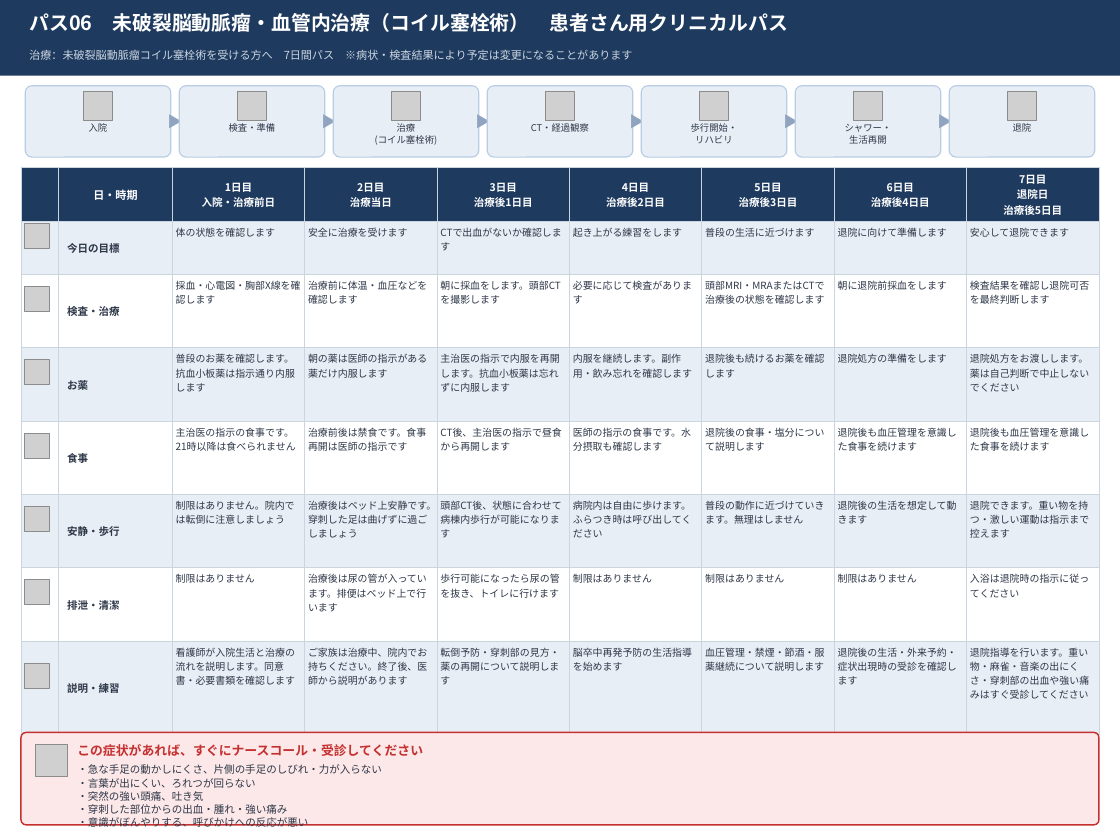
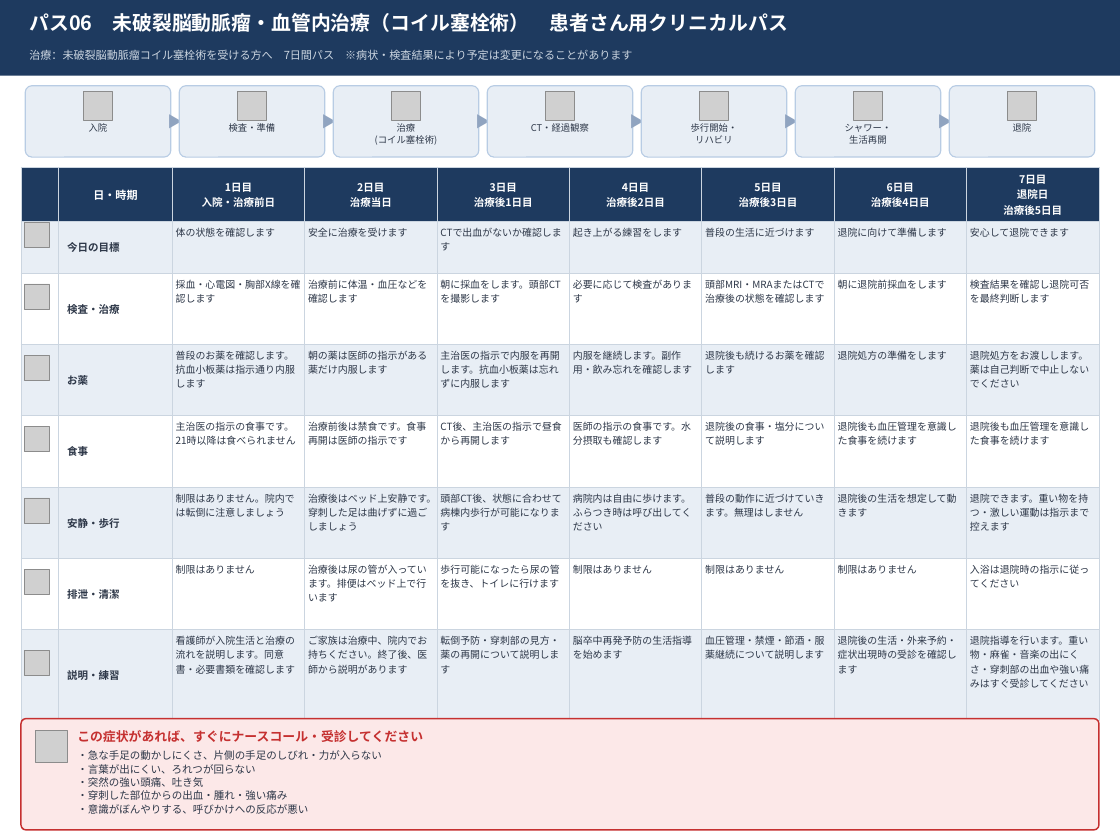
Before and after one commit to yakkun-shinchian/SD-, a slide deck: slide 6 of clinical-pathways/pptx/SD_脳血管障害クリニカルパス_患者用.pptx. Drawn at 1120x840 pixels with LibreOffice and Linux fonts; fonts in the diff are those of the drawing; grey boxes stand for pictures. Boxes give left, top, right and bottom in pixels: in the first picture for what was removed or moved away, otherwise in the second. Text is boxed around its words. In the diff, an @@ line names an element or a change of style, - is before the commit and + after.

```diff
--- a/clinical-pathways/pptx/SD_脳血管障害クリニカルパス_患者用.pptx
+++ b/clinical-pathways/pptx/SD_脳血管障害クリニカルパス_患者用.pptx
@@ table resized from (x1=21, y1=167, x2=1102, y2=703) to (x1=21, y1=167, x2=1102, y2=692) @@
@@ picture moved from (x1=24, y1=360, x2=50, y2=385) to (x1=24, y1=355, x2=50, y2=381) @@
@@ picture moved from (x1=24, y1=434, x2=50, y2=459) to (x1=24, y1=427, x2=50, y2=452) @@
@@ picture moved from (x1=24, y1=507, x2=50, y2=532) to (x1=24, y1=498, x2=50, y2=523) @@
@@ picture moved from (x1=24, y1=580, x2=50, y2=605) to (x1=24, y1=570, x2=50, y2=595) @@
@@ 2 pictures, 1 text moved together from (x1=24, y1=663, x2=423, y2=776) to (x1=24, y1=650, x2=423, y2=763) @@
@@ rounded rectangle resized from (x1=21, y1=733, x2=1099, y2=825) to (x1=21, y1=718, x2=1099, y2=829) @@
@@ rounded rectangle at (x1=21, y1=718, x2=1099, y2=829): proportions changed @@
@@ text "・急な手足の動かしにくさ、片側の手足のしびれ・力が入らない" moved from (x1=77, y1=764, x2=382, y2=827) to (x1=77, y1=750, x2=382, y2=814) @@
```
Also in this commit, not shown: 12 other slides changed, 1 other file.
